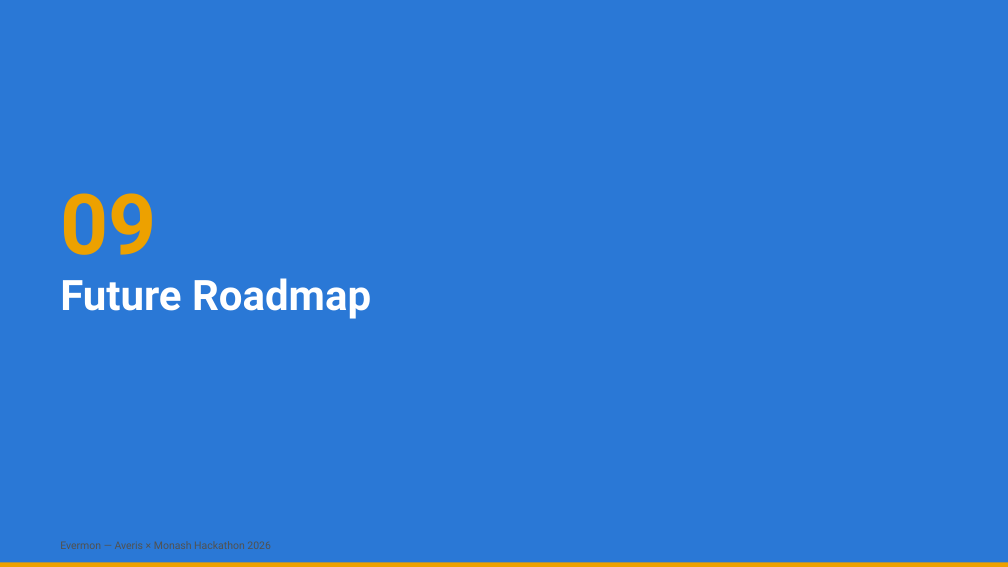
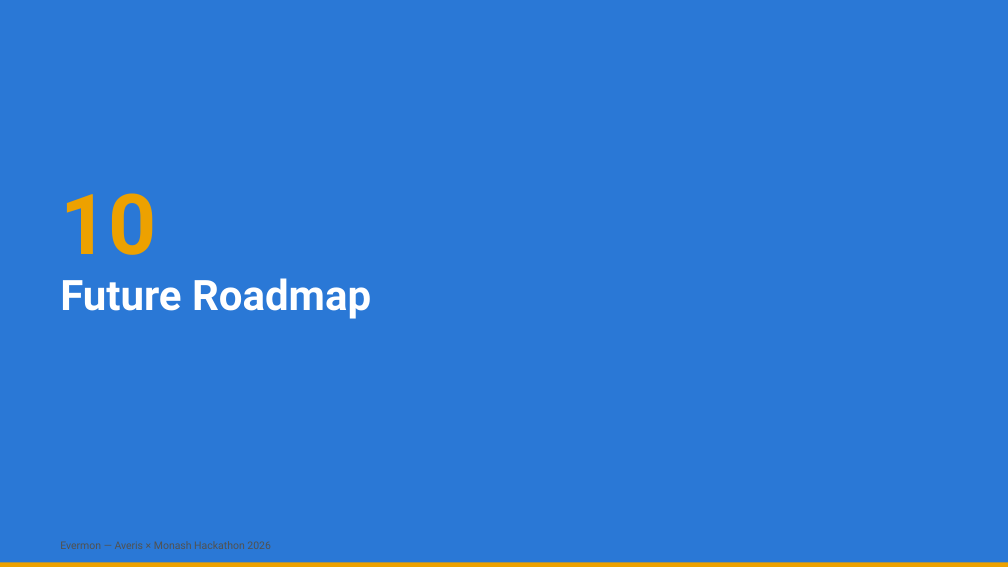
Before and after one commit to ponli550/Evermon, a slide deck: slide 21 of docs/AverisMonash2026.pptx (slide 19 before the commit). Drawn at 1008x567 pixels with LibreOffice and Linux fonts; fonts in the diff are those of the drawing. Boxes give left, top, right and bottom in pixels: in the first picture for what was removed or moved away, otherwise in the second. Text is boxed around its words. In the diff, an @@ line names an element or a change of style, - is before the commit and + after.

```diff
--- a/docs/AverisMonash2026.pptx
+++ b/docs/AverisMonash2026.pptx
@@ text at [60,193,156,255]: text changed @@
-09
+10
```
Also in this commit, not shown: 8 other slides changed, 2 slides added, 7 other files.
